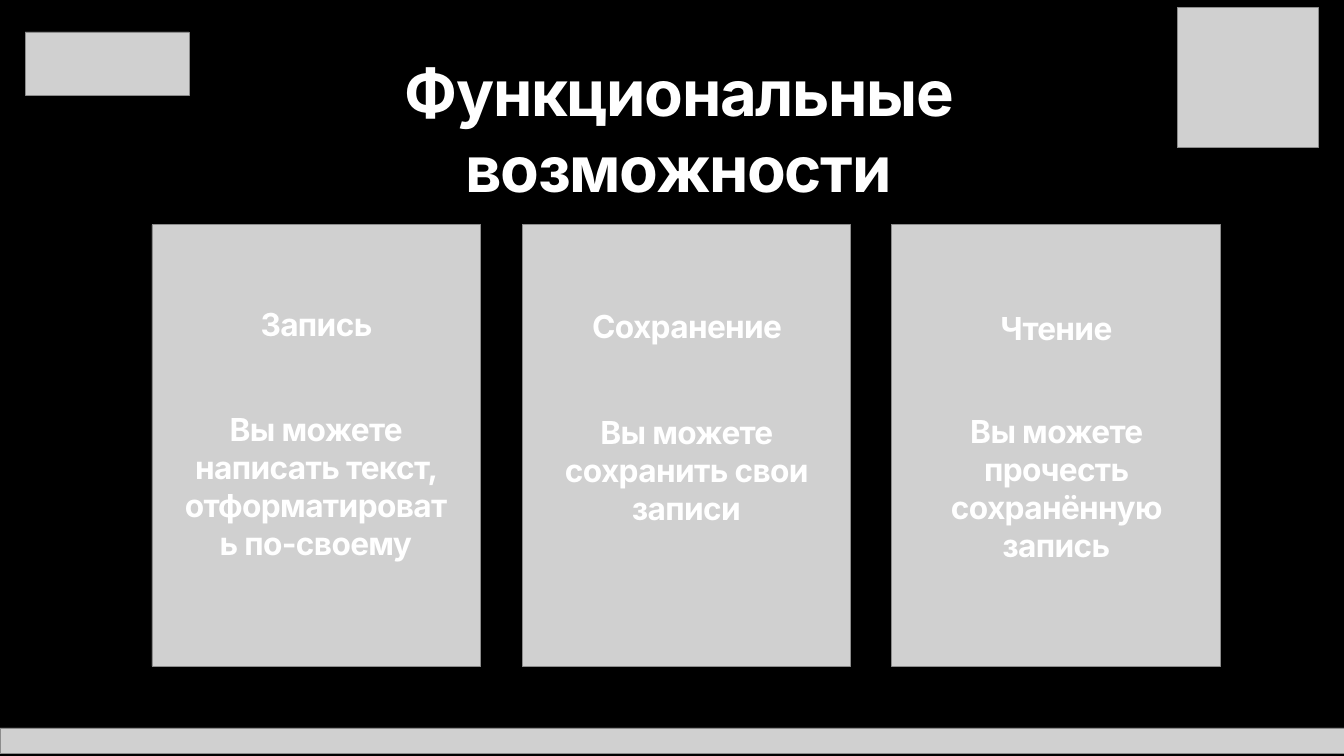
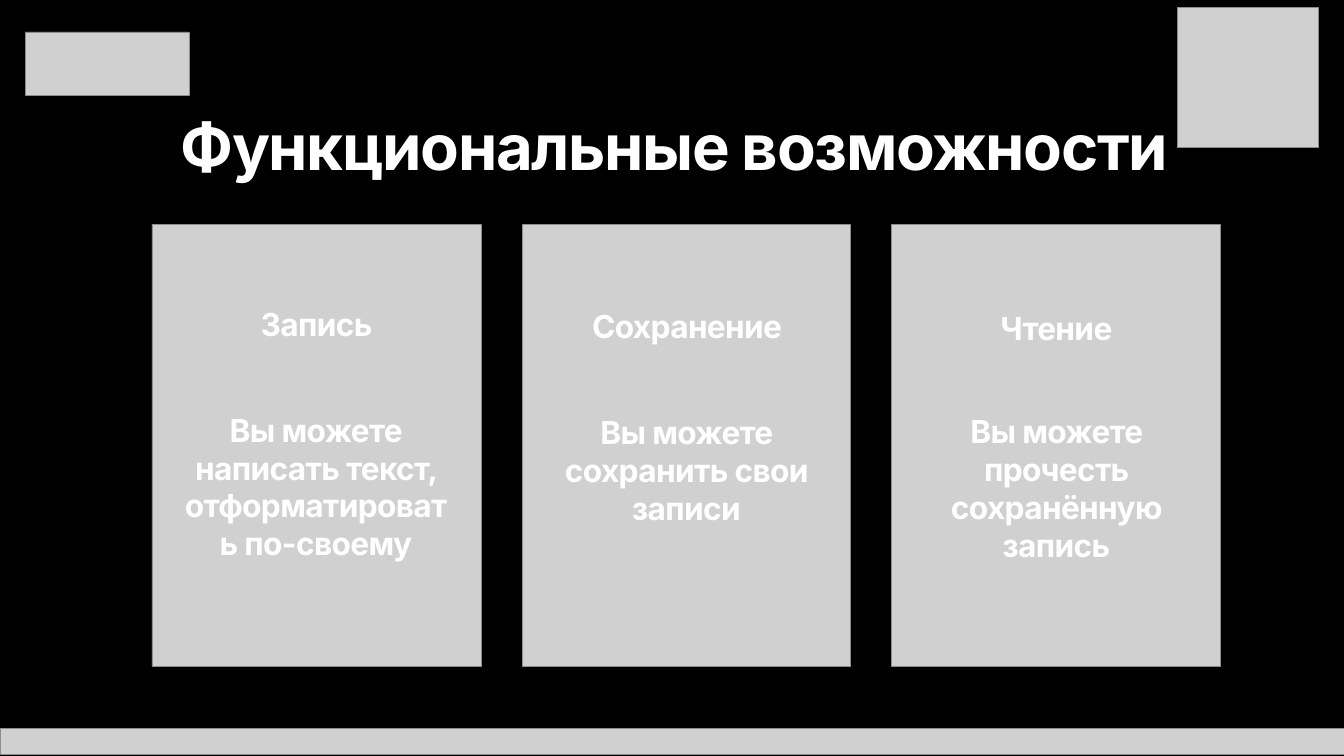
Before and after one commit to Xakepl/MyNotesPad, a slide deck: slide 5 of app/VideoAndPresentation/MyNotesPad.pptx. Drawn at 1344x756 pixels with LibreOffice and Linux fonts; fonts in the diff are those of the drawing; grey boxes stand for pictures. Boxes give left, top, right and bottom in pixels: in the first picture for what was removed or moved away, otherwise in the second. Text is boxed around its words. In the diff, an @@ line names an element or a change of style, - is before the commit and + after.

```diff
--- a/app/VideoAndPresentation/MyNotesPad.pptx
+++ b/app/VideoAndPresentation/MyNotesPad.pptx
@@ text "Функциональные возможности": place and size @@
-text "Функциональные возможности" at (405,67,954,193)
+text "Функциональные возможности" at (181,121,1168,184)
@@ text "Функциональные возможности" at (181,121,1168,184): size 67.9 to 67.8 pt; alignment centre to left @@
```
Also in this commit, not shown: 5 other slides changed, 18 other files.
